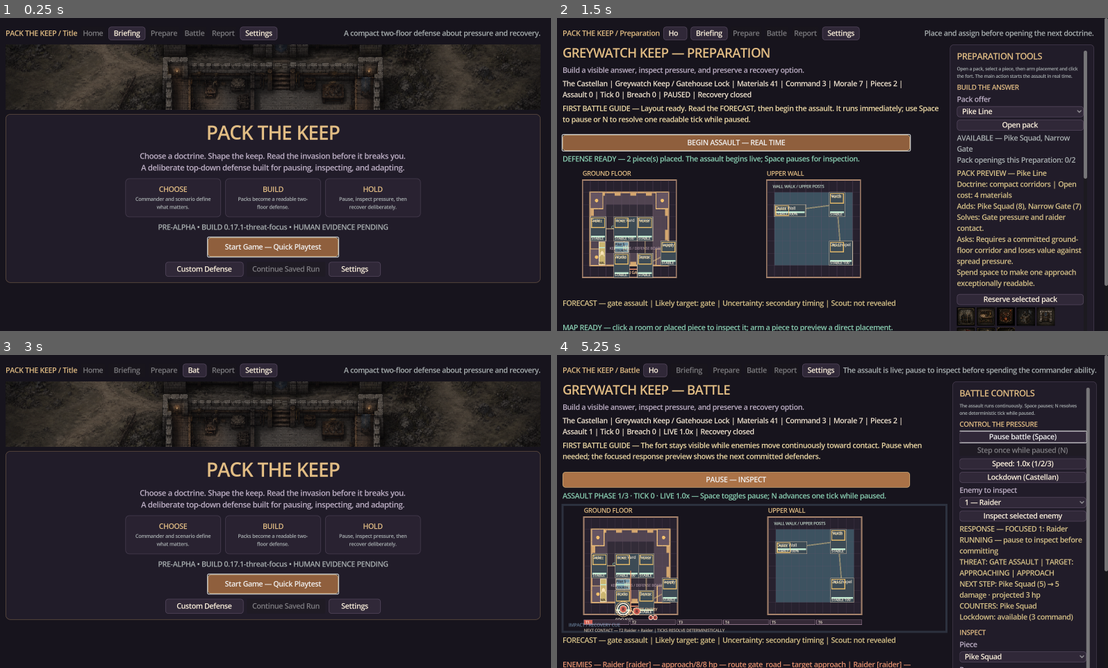
Above: before the commit, frames 1-4 (two rows, left to right).
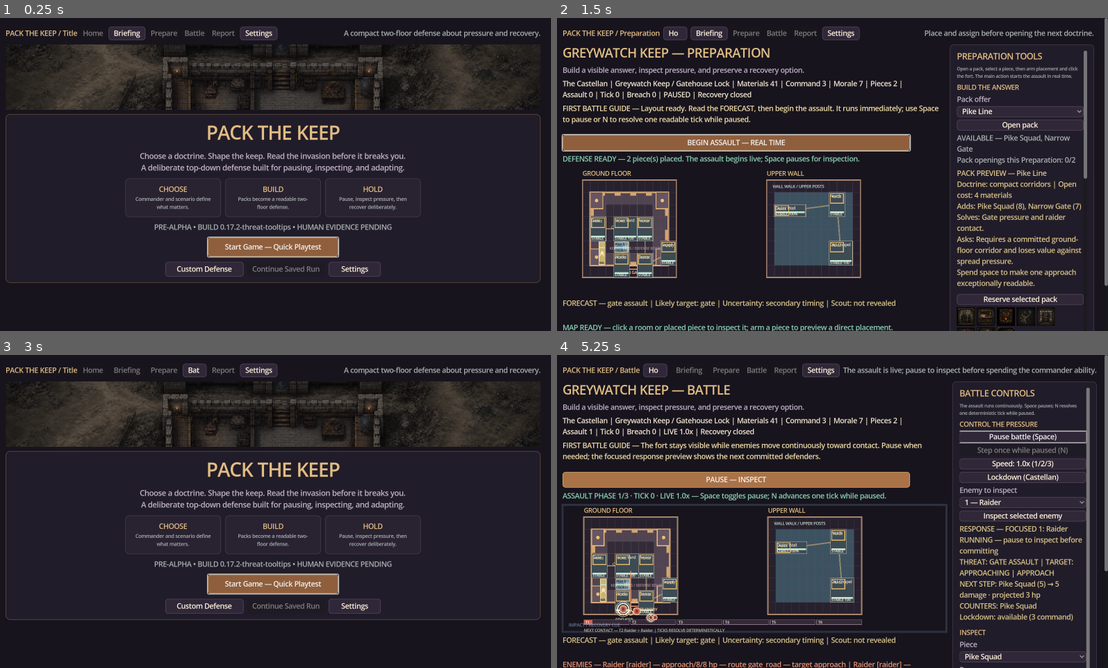
Above: after the commit, the same moments.

Repository: raphaelroshan/pack-the-keep
Game: Godot game, scene res://scenes/Main.tscn
Same seed, same stepped clock (60 frames per second), same inputs: the game is played once before the commit and once after it.
Inputs:
- Up to frame 1 (0.25 s): no input
- Up to frame 2 (1.5 s): click "Start Game — Quick Playtest" at 0.5 s; click "Enter Keep — Recommended Layo…" at 1.25 s
- Up to frame 3 (3 s): click "BEGIN ASSAULT — REAL TIME" at 2 s; click "Home" at 2.75 s
- Up to frame 4 (5.25 s): click "Start Game — Quick Playtest" at 3.5 s; click "Enter Keep — Recommended Layo…" at 4.25 s; click "BEGIN ASSAULT — REAL TIME" at 5 s

The runs differ from the first frame. In frame 1, 0.5% of the frame differs, in the area x 27-72%, y 65-69%; in frame 2, less than 0.1%; in frame 3, 0.5%; in frame 4, less than 0.1%.

Commit message:
feat: add threat marker tooltips

Diff:
--- a/content/content_manifest.json
+++ b/content/content_manifest.json
@@ -1,7 +1,7 @@
 {
   "schema_version": 1,
   "game_id": "pack-the-keep",
-  "content_version": "0.17.1",
+  "content_version": "0.17.2",
   "p4_vertical_slice": {
     "status": "implemented",
     "scorecard": "each_resolved_wave_records_doctrine_outcome_damage_defeated_enemies_and_recovery_actions",
@@ -315,7 +315,16 @@
     "live_hud": "battle_labels_and_response_preview_refresh_after_each_automatic_tick",
     "determinism": "focus_selection_handoff_and_timeline_clicks_do_not_change_keep_state",
     "evidence": ["design/p20_threat_focus_handoff.md", "docs/p20_threat_focus_visual_verification.md", "tests/test_p2_ui.gd", "tests/test_p3_ui.gd"],
-    "next_slice": "p20_human_threat_comprehension_sessions"
+    "next_slice": "p21_threat_tooltips"
+  },
+  "p21_threat_tooltips": {
+    "status": "implemented",
+    "hover_surfaces": ["map_enemy_marker", "timeline_arrival_marker"],
+    "tooltip": "name_doctrine_route_health_contact_tick_and_named_counter_from_authoritative_inspection",
+    "focus_feedback": "selected_timeline_arrival_uses_a_double_outline_without_obscuring_the_enemy_initial",
+    "determinism": "tooltip_queries_and_focus_rendering_do_not_change_keep_state",
+    "evidence": ["design/p21_threat_tooltips.md", "docs/p21_threat_tooltips_visual_verification.md", "tests/test_p2_ui.gd"],
+    "next_slice": "p21_human_threat_comprehension_sessions"
   },
   "campaign": {
     "title": "The Bell at Dusk",
--- a/content/gameplay_framework.json
+++ b/content/gameplay_framework.json
@@ -1,7 +1,7 @@
 {
   "schema_version": 1,
   "game_id": "pack-the-keep",
-  "framework_version": "0.17.1-threat-focus",
+  "framework_version": "0.17.2-threat-tooltips",
   "design_promise": "Choose a commander, open a coherent pack, arrange a readable keep, and adapt when a forecasted invasion tests the doctrine you chose.",
   "p0_alpha_foundation": {
     "status": "implemented",
@@ -348,6 +348,14 @@
     "synchronization": ["map_outline", "timeline_source", "dropdown", "inspector", "response_preview"],
     "live_refresh": "status_metrics_feed_timeline_and_focus_refresh_after_each_resolved_tick",
     "non_goals": ["focus_fire_command", "defender_retargeting", "command_point_cost", "simulation_mutation"]
+  },
+  "p21_threat_tooltips": {
+    "status": "implemented",
+    "hover_surfaces": ["map_enemy_marker", "timeline_arrival_marker"],
+    "tooltip_fields": ["enemy_name", "doctrine", "route", "current_and_max_health", "contact_tick", "named_counter"],
+    "focus_feedback": "focused_timeline_marker_uses_a_double_outline_matching_map_focus_language",
+    "authority_boundary": "tooltip_content_reads_enemy_inspection_and_piece_definitions_without_mutating_simulation",
+    "non_goals": ["hover_to_focus", "combat_orders", "persistent_popup_panel", "new_save_fields"]
   },
   "v090_multi_wave": {
     "status": "implemented",
--- a/content/p12_alpha_checklist.json
+++ b/content/p12_alpha_checklist.json
@@ -1,6 +1,6 @@
 {
   "schema_version": 1,
-  "build_version": "0.17.1-threat-focus",
+  "build_version": "0.17.2-threat-tooltips",
   "status": "candidate",
   "checks": [
     {"id": "windows_launch", "status": "implemented", "evidence": ["tests/test_release_identity.py", "tools/run_packaged_smoke.py", ".github/workflows/ci.yml"]},
--- a/content/p16_playtest_protocol.json
+++ b/content/p16_playtest_protocol.json
@@ -1,6 +1,6 @@
 {
   "schema_version": 1,
-  "build_version": "0.17.1-threat-focus",
+  "build_version": "0.17.2-threat-tooltips",
   "status": "ready_for_human_sessions",
   "release_ready": false,
   "minimum_completed_sessions": 4,
--- a/project.godot
+++ b/project.godot
@@ -6,7 +6,7 @@
 
 [application]
 config/name="Pack the Keep"
-config/version="0.17.1-threat-focus"
+config/version="0.17.2-threat-tooltips"
 run/main_scene="res://scenes/Main.tscn"
 config/features=PackedStringArray("4.3", "GL Compatibility")
 boot_splash/bg_color=Color(0.045, 0.04, 0.055, 1)
--- a/src/ui/main.gd
+++ b/src/ui/main.gd
@@ -3035,6 +3035,20 @@
 					return int(arrival_rows[marker_index].get("index", -1))
 		return -1
 
+	func _enemy_tooltip(index: int) -> String:
+		if keep == null or index < 0 or index >= keep.enemies.size() or bool(keep.enemies[index].get("defeated", false)):
+			return ""
+		var inspection: Dictionary = keep.inspect_enemy(index)
+		var counter_id: String = String(inspection.get("counter", ""))
+		var counter_name: String = String(keep.piece_definition(counter_id).get("name", counter_id.replace("_", " ").capitalize())) if not counter_id.is_empty() else "Read the forecast"
+		return "%s — %s\nRoute: %s | HP %d/%d | Contact T%d\nCounter: %s" % [String(inspection.get("name", "Threat")), String(inspection.get("doctrine", "unknown")).replace("_", " ").capitalize(), String(inspection.get("route", "unknown")).replace("_", " ").capitalize(), int(inspection.get("health", 0)), int(inspection.get("max_health", 0)), int(inspection.get("arrival_step", 0)), counter_name]
+
+	func _get_tooltip(at_position: Vector2) -> String:
+		var enemy_index: int = _enemy_hit(at_position)
+		if enemy_index < 0:
+			enemy_index = _timeline_enemy_hit(at_position)
+		return _enemy_tooltip(enemy_index)
+
 	func _map_hit(position: Vector2) -> Dictionary:
 		position = _view_to_board(position)
 		var hit_floor: String = ""
@@ -3404,6 +3418,9 @@
 				var marker_origin: Vector2 = _timeline_marker_origin(tick_number, marker_index, arrival_rows.size())
 				draw_circle(marker_origin, 5.0, _enemy_marker_color(enemy_id))
 				draw_circle(marker_origin, 5.0, Color("#fff4df"), false, 1.0)
+				if int(marker.get("index", -1)) == focused_enemy_index:
+					draw_circle(marker_origin, 8.0, Color("#fff4df"), false, 2.0)
+					draw_circle(marker_origin, 10.5, Color("#e2bd84"), false, 1.0)
 				draw_string(ThemeDB.fallback_font, marker_origin + Vector2(-2.5, 2.8), _enemy_marker_initial(enemy_id), HORIZONTAL_ALIGNMENT_LEFT, -1, 7, Color("#211a24"))
 		var next_step: int = int(timeline.get("next_arrival_step", -1))
 		var next_names: Array[String] = []
--- a/tests/test_p2_ui.gd
+++ b/tests/test_p2_ui.gd
@@ -44,6 +44,15 @@
 		var marker_board: Vector2 = ui.keep_canvas._timeline_marker_origin(int(first_arrival_key), 0, first_arrival_rows.size())
 		var marker_view: Vector2 = ui.keep_canvas._board_offset() + marker_board * ui.keep_canvas._board_scale()
 		var marker_enemy_index: int = int(first_arrival_rows[0].get("index", -1))
+		var enemy_board: Vector2 = ui.keep_canvas._enemy_origin(marker_enemy_index)
+		var enemy_view: Vector2 = ui.keep_canvas._board_offset() + enemy_board * ui.keep_canvas._board_scale()
+		var map_tooltip: String = ui.keep_canvas._get_tooltip(enemy_view)
+		var timeline_tooltip: String = ui.keep_canvas._get_tooltip(marker_view)
+		var marker_inspection: Dictionary = ui.keep.inspect_enemy(marker_enemy_index)
+		if map_tooltip != timeline_tooltip:
+			failures.append("map and timeline markers did not expose the same enemy tooltip")
+		if not map_tooltip.contains(String(marker_inspection.get("name", ""))) or not map_tooltip.contains("Route:") or not map_tooltip.contains("HP ") or not map_tooltip.contains("Contact T") or not map_tooltip.contains("Counter:"):
+			failures.append("enemy tooltip did not expose name, route, health, contact tick, and counter")
 		if ui.keep_canvas._timeline_enemy_hit(marker_view) != marker_enemy_index:
 			failures.append("timeline arrival marker hit testing did not resolve the matching enemy")
 		var timeline_click: InputEventMouseButton = InputEventMouseButton.new()
@@ -54,6 +63,8 @@
 		if ui.focused_enemy_index != marker_enemy_index or not String(ui.event_label.text).contains("timeline marker"):
 			failures.append("timeline arrival click did not route through the dedicated focus source")
 	var focus_state_before: String = JSON.stringify(ui.keep.serialize())
+	if focus_state_before != serialized_before_timeline:
+		failures.append("timeline or enemy tooltip inspection mutated authoritative state")
 	if ui.keep.enemies.size() > 1:
 		ui._on_enemy_clicked(1)
 		ui._ensure_enemy_focus()
--- a/tools/ci_manifest.json
+++ b/tools/ci_manifest.json
@@ -1,7 +1,7 @@
 {
   "slug": "pack-the-keep",
   "display_name": "Pack the Keep",
-  "build_version": "0.17.1-threat-focus",
+  "build_version": "0.17.2-threat-tooltips",
   "godot_test": "res://tests/test_keep_state.gd",
   "primary_repo": "raphaelroshan/pack-the-keep",
   "release_platforms": ["steam", "epic-games-store"],
Not shown, changed: README.md
Not shown, added: design/p21_threat_tooltips.md
Not shown, changed: docs/agent_feeding_guide.md
Not shown, changed: docs/agent_handoff_roadmap.md
Not shown, changed: docs/decision_log.md
Not shown, changed: docs/internal_test_release.md
Not shown, added: docs/p21_threat_tooltips_visual_verification.md
